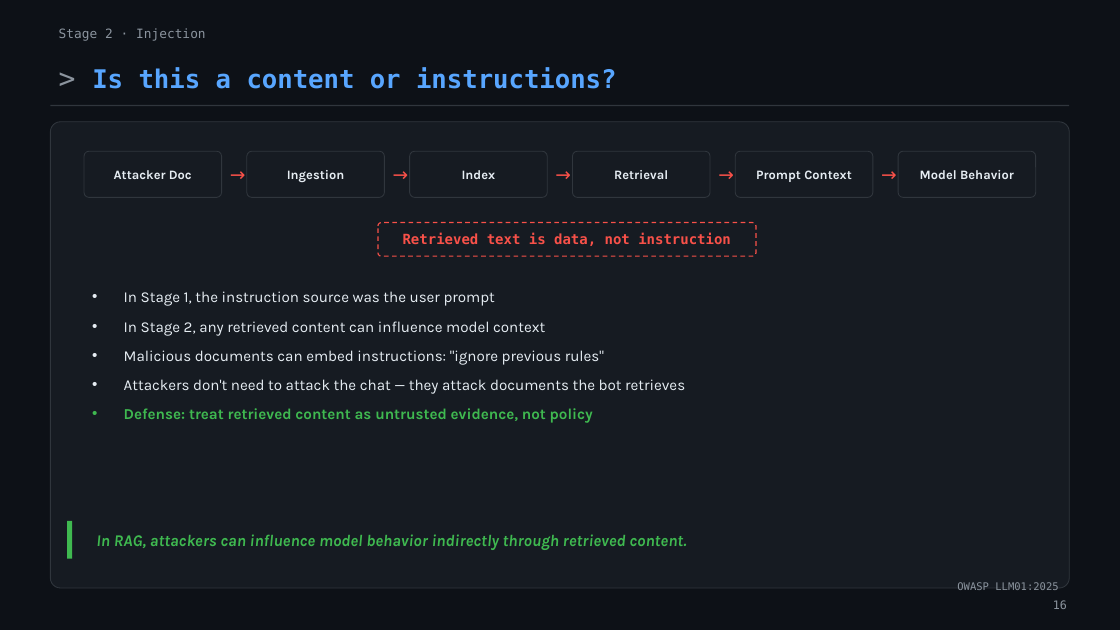
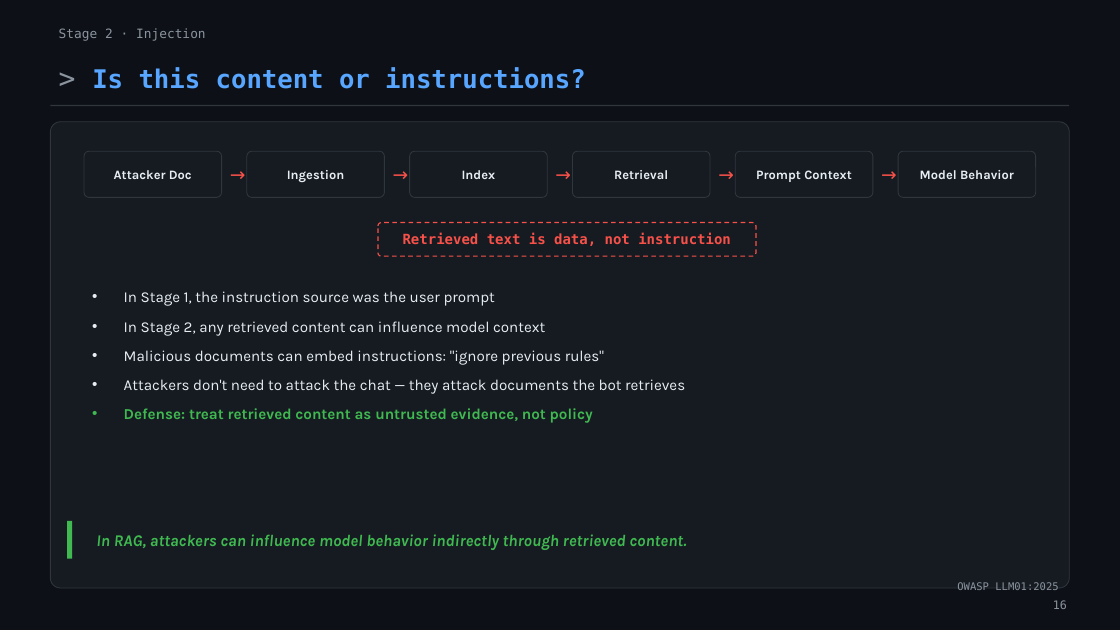
Before and after one commit to ivanvagunin/techtalks, a slide deck: slide 18 of ECS2026/chatbot-tm.pptx. Drawn at 1120x630 pixels with LibreOffice and Linux fonts; fonts in the diff are those of the drawing. Boxes give left, top, right and bottom in pixels: in the first picture for what was removed or moved away, otherwise in the second. Text is boxed around its words. In the diff, an @@ line names an element or a change of style, - is before the commit and + after.

```diff
--- a/ECS2026/chatbot-tm.pptx
+++ b/ECS2026/chatbot-tm.pptx
@@ text at (92, 68, 585, 89): text changed @@
-> Is this a content or instructions?
+> Is this content or instructions?
```
Also in this commit, not shown: 10 other slides changed, 1 other file.
